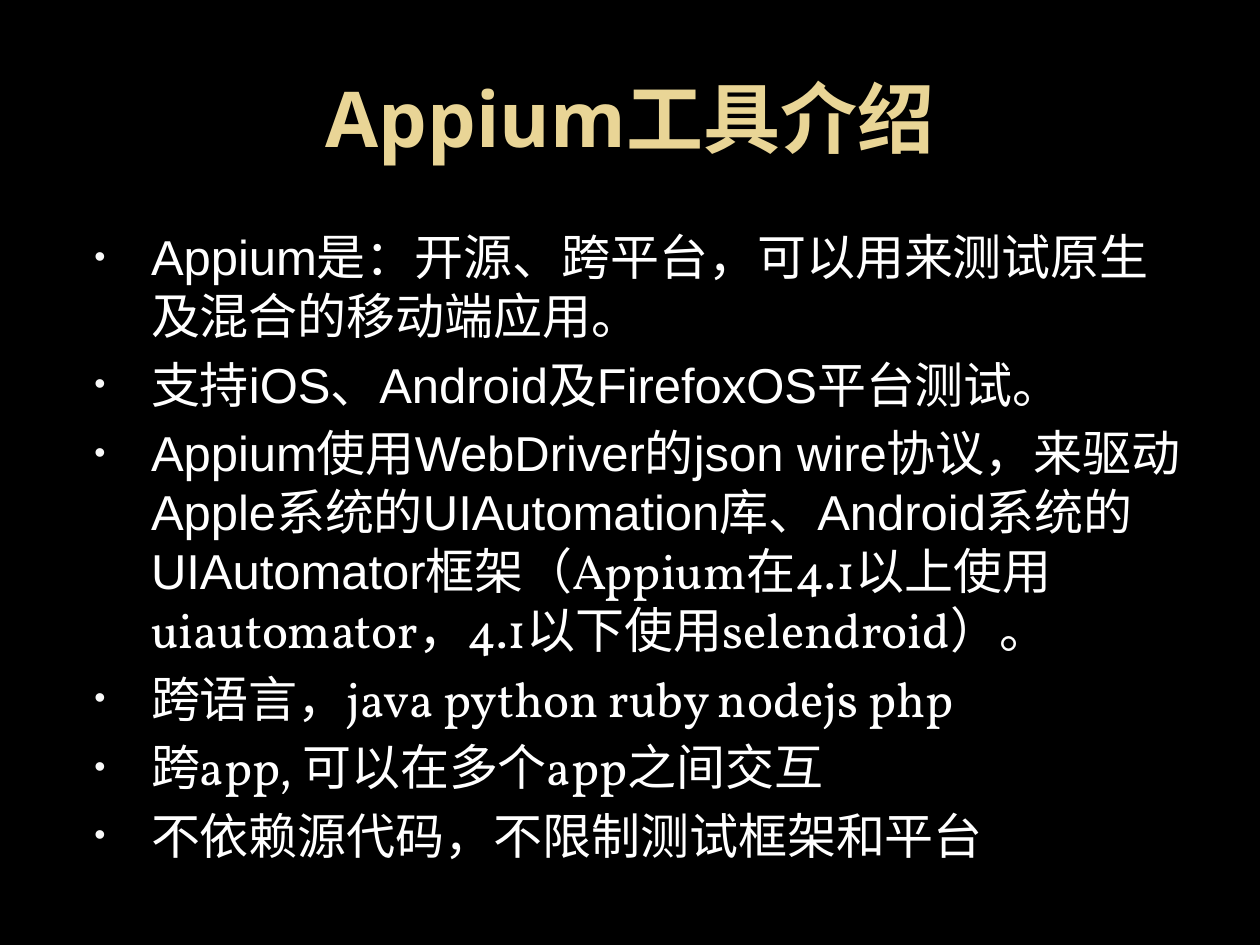
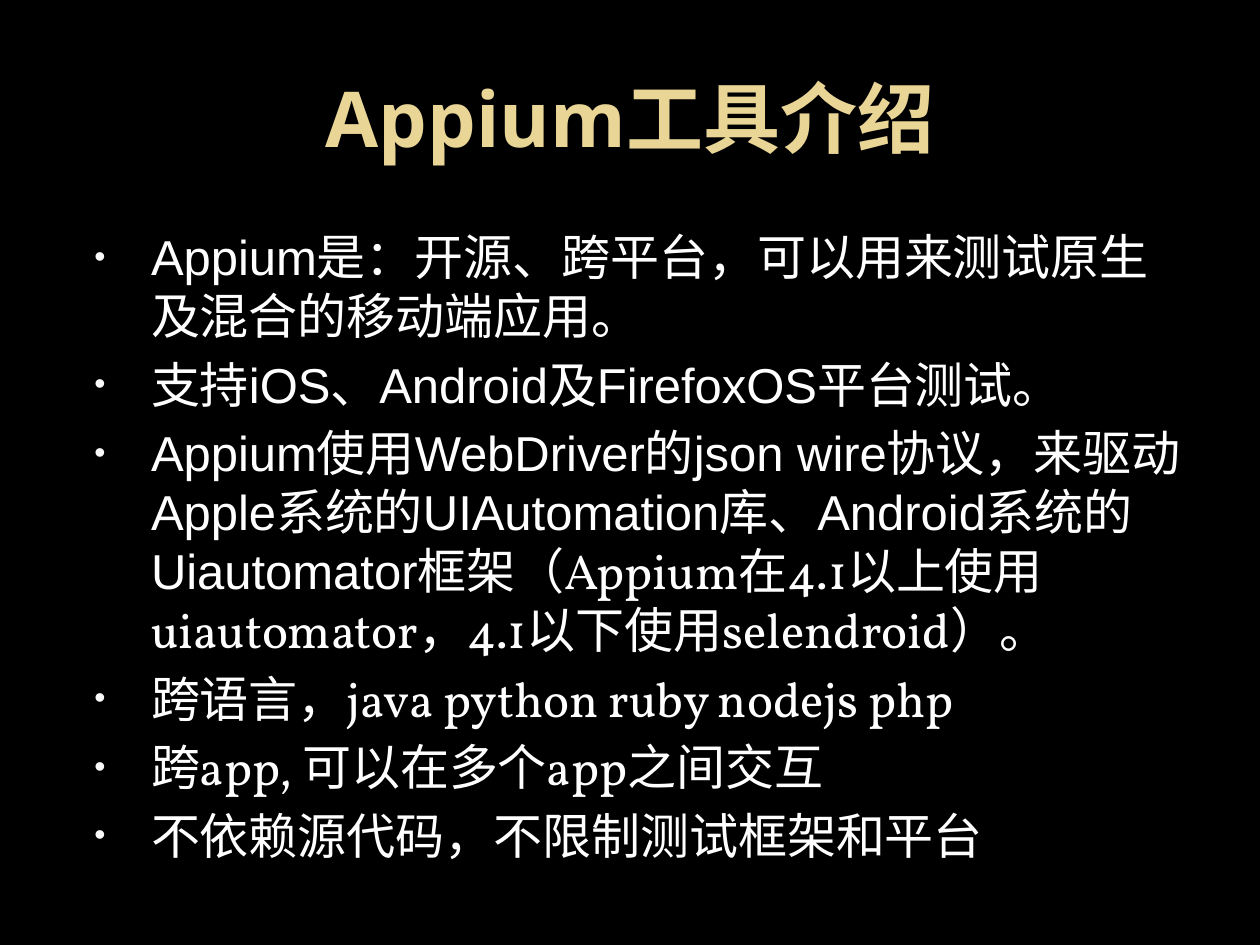
Before and after one commit to elvis2workspace/OPython, a slide deck: slide 9 of 自动化安装包/移动互联网事业部测试自动化实施方案介绍_张修海.pptx (slide 6 before the commit). Drawn at 1260x945 pixels with LibreOffice and Linux fonts; fonts in the diff are those of the drawing; background and template pictures are left out. Boxes give left, top, right and bottom in pixels: in the first picture for what was removed or moved away, otherwise in the second. Text is boxed around its words. In the diff, an @@ line names an element or a change of style, - is before the commit and + after.

```diff
--- a/自动化安装包/移动互联网事业部测试自动化实施方案介绍_张修海.pptx
+++ b/自动化安装包/移动互联网事业部测试自动化实施方案介绍_张修海.pptx
@@ text at box(151, 236, 1149, 859): text colour #CCE8CF to #C7EDCC in "Appium是：开源、跨平台，可以用来测试原生及混合的移动端应用。", "支持iOS、Android及FirefoxOS平台测试。", "跨语言，java python ruby nodejs php", "跨app, 可以在多个app之间交互" and 1 more places; bullet colour #C8E3CA to #C3E8C8 @@
@@ text at box(151, 432, 1180, 657): text changed; text colour #CCE8CF to #C7EDCC @@
-• Appium使用WebDriver的json wire协议，来驱动Apple系统的UIAutomation库、Android系统的UIAutomator框架（Appium在4.1以上使用uiautomator，4.1以下使用selendroid）。
+• Appium使用WebDriver的json wire协议，来驱动Apple系统的UIAutomation库、Android系统的Uiautomator框架（Appium在4.1以上使用uiautomator，4.1以下使用selendroid）。
```
Also in this commit, not shown: 13 other slides changed, 4 slides added, 6 other files.
